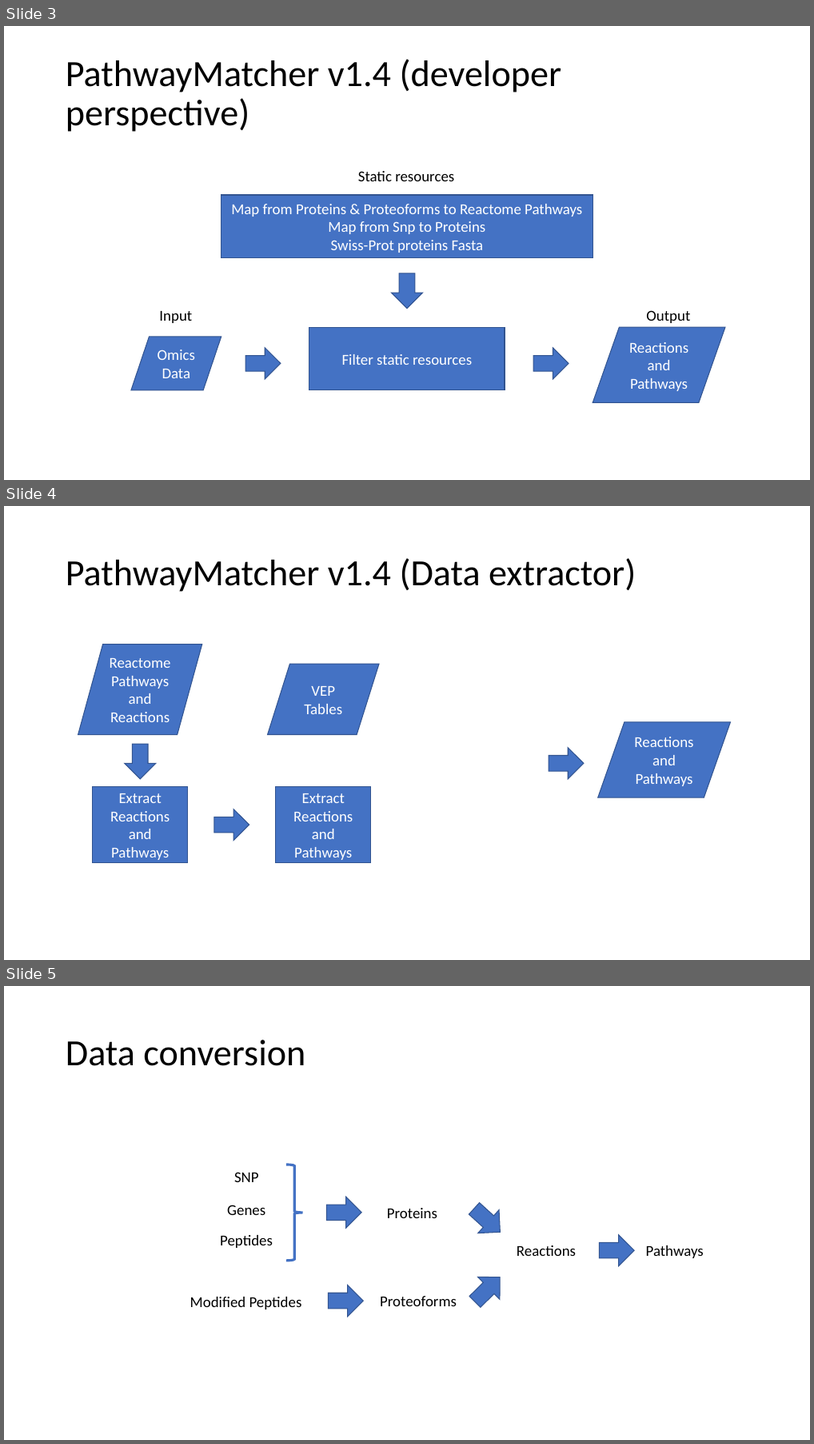
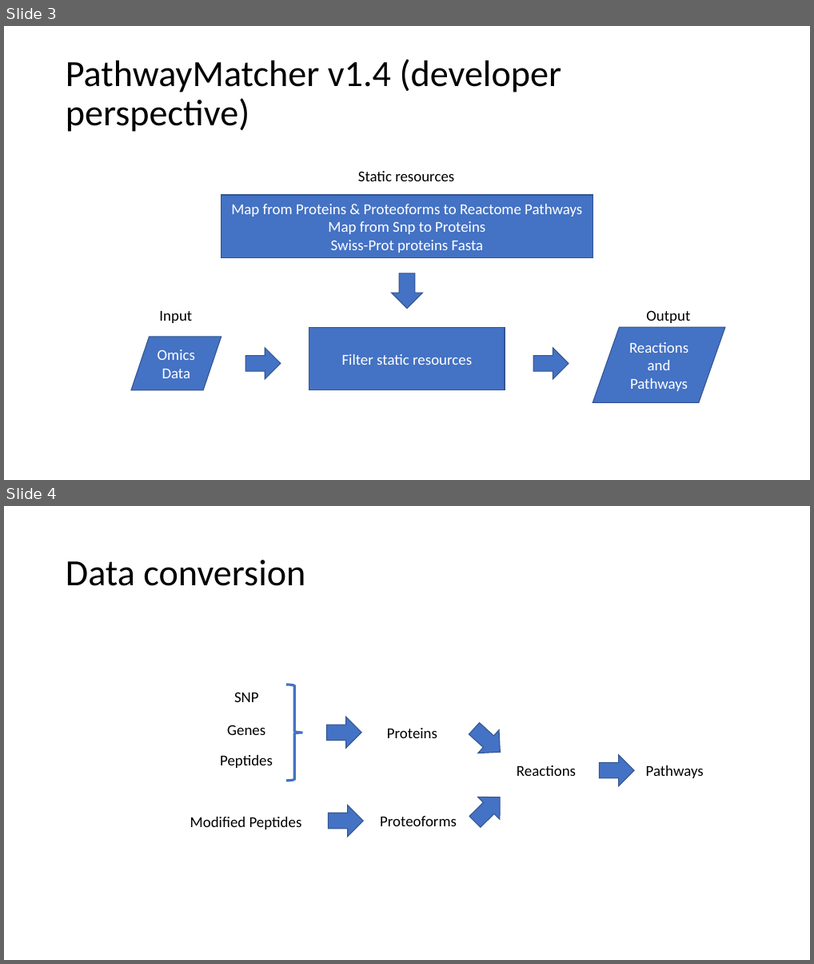
Before and after one commit to PathwayAnalysisPlatform/PathwayMatcher_Dev, a slide deck: docs/figures/Architecture.pptx. Shown one above the other, each under a label of ours: slides 3, 4 and 5 before the commit, slides 3 and 4 after it. The pictures are 814x1444 and 814x964 pixels, drawn with LibreOffice and Linux fonts; fonts in the diff are those of the drawing. Boxes give left, top, right and bottom in pixels: in the first picture for what was removed or moved away, otherwise in the second. Text is boxed around its words. In the diff, an @@ line names an element or a change of style, - is before the commit and + after.

```diff
--- a/docs/figures/Architecture.pptx
+++ b/docs/figures/Architecture.pptx
@@ slide 4 removed at (4, 506, 810, 960), background #FFFFFF @@
@@ title removed at (66, 558, 636, 592) @@
-PathwayMatcher v1.4 (Data extractor)
@@ flow chart input output removed at (78, 644, 202, 734) @@
-Reactome
-Pathways and Reactions
@@ flow chart input output removed at (268, 664, 379, 735) @@
-VEP Tables
@@ right arrow removed at (124, 744, 156, 779) @@
@@ flow chart input output removed at (598, 722, 730, 797) @@
-Reactions and Pathways
@@ right arrow removed at (549, 748, 584, 779) @@
@@ rectangle removed at (93, 787, 188, 862) @@
-Extract Reactions and Pathways
@@ rectangle removed at (276, 787, 371, 862) @@
-Extract Reactions and Pathways
@@ right arrow removed at (214, 809, 250, 840) @@
@@ what was slide 5 is now slide 4 @@
```
Also in this commit, not shown: 1 slide changed, 1 slide added, 1 other file.
